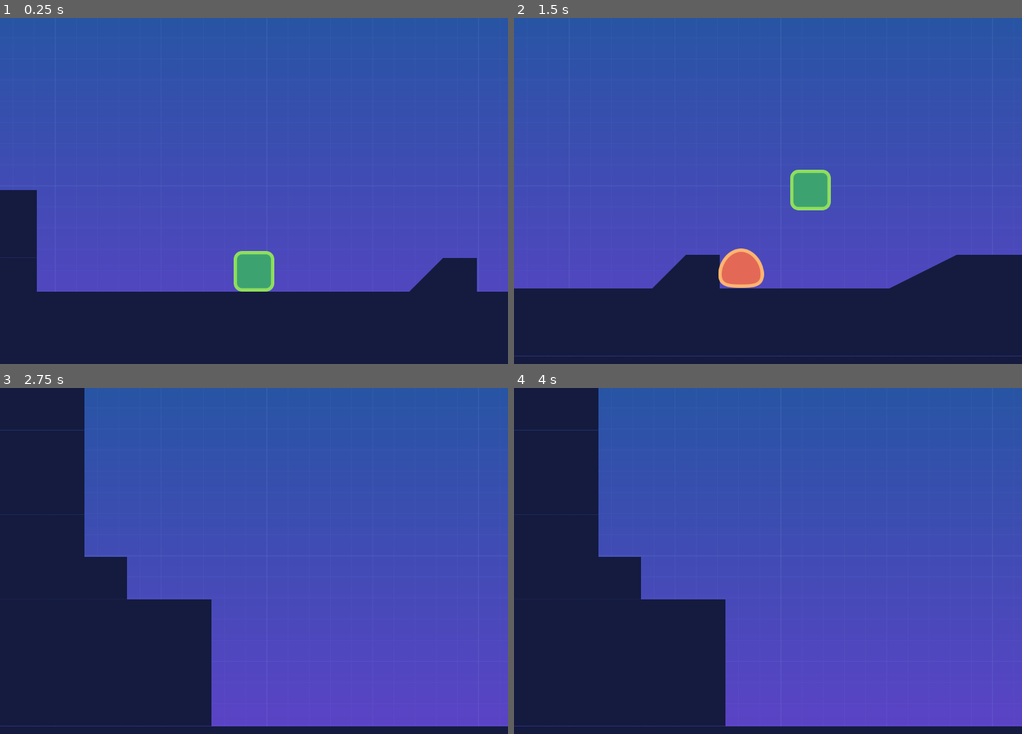
Above: before the commit, frames 1-4 (two rows, left to right).
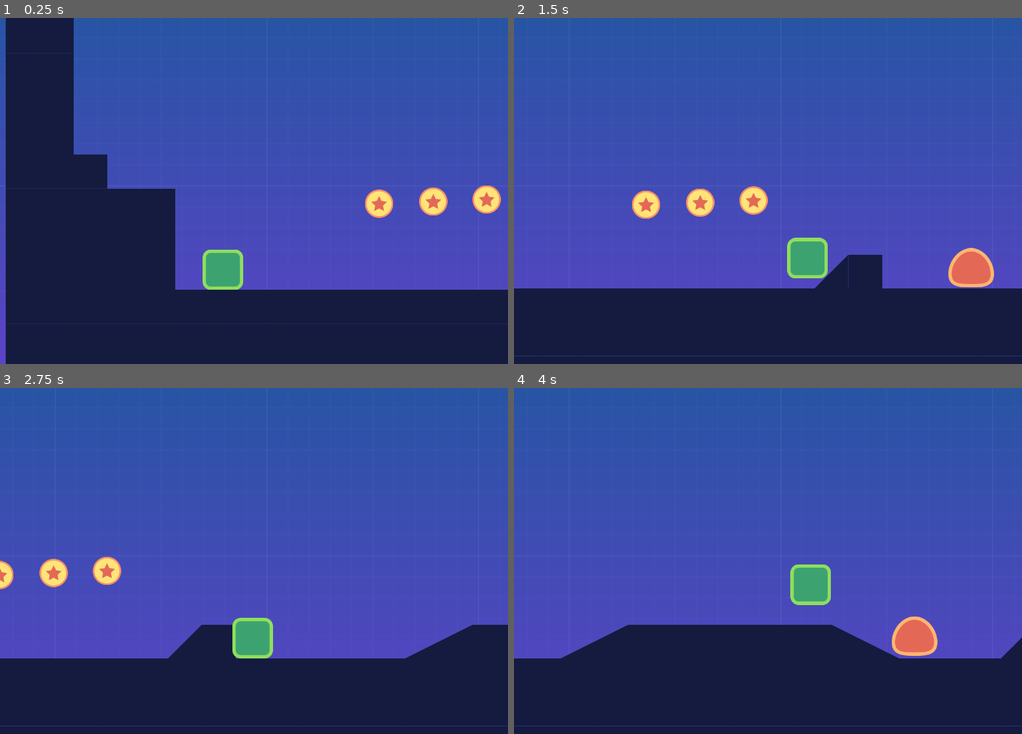
Above: after the commit, the same moments.

Repository: walizw/GodotProjects
Game: Godot game, scene res://scenes/level.tscn
The game is run twice, just before and just after one commit, with the same random seed, the same clock (stepped at 60 frames per second) and the same inputs.
Inputs:
- Up to frame 1 (0.25 s): no input
- Up to frame 2 (1.5 s): hold D (right) from 0.53 s (still down); tap W (jump) at 0.77 s
- Up to frame 3 (2.75 s): tap W (jump) at 1.52 s; release D (right) at 2.03 s; hold A (left) from 2.03 s (still down)
- Up to frame 4 (4 s): release A (left) at 2.78 s; hold D (right) from 2.78 s (still down); tap W (jump) at 3.02, 3.77 s

The runs differ from the first frame. In frame 1, 20% of the frame differs, in the area x 0-100%, y 0-100%; in frame 2, 7.7%; in frame 3, 32%, in the area x 0-100%, y 0-98%; in frame 4, 32%.

Commit message:
coded the coin

Diff:
--- a/1. Platformer/prefabs/objects/coin.tscn
+++ b/1. Platformer/prefabs/objects/coin.tscn
@@ -1,6 +1,7 @@
-[gd_scene load_steps=6 format=2]
+[gd_scene load_steps=7 format=2]
 
 [ext_resource path="res://assets/coin.png" type="Texture" id=1]
+[ext_resource path="res://scripts/coin.gd" type="Script" id=2]
 
 [sub_resource type="CircleShape2D" id=1]
 radius = 35.0
@@ -8,7 +9,7 @@
 [sub_resource type="Animation" id=2]
 length = 0.001
 tracks/0/type = "bezier"
-tracks/0/path = NodePath(".:position:x")
+tracks/0/path = NodePath("Coin:position:x")
 tracks/0/interp = 1
 tracks/0/loop_wrap = true
 tracks/0/imported = false
@@ -18,7 +19,7 @@
 "times": PoolRealArray( 0 )
 }
 tracks/1/type = "bezier"
-tracks/1/path = NodePath(".:position:y")
+tracks/1/path = NodePath("Coin:position:y")
 tracks/1/interp = 1
 tracks/1/loop_wrap = true
 tracks/1/imported = false
@@ -28,7 +29,7 @@
 "times": PoolRealArray( 0 )
 }
 tracks/2/type = "value"
-tracks/2/path = NodePath(".:modulate")
+tracks/2/path = NodePath("Coin:modulate")
 tracks/2/interp = 1
 tracks/2/loop_wrap = true
 tracks/2/imported = false
@@ -45,7 +46,7 @@
 length = 1.4
 loop = true
 tracks/0/type = "bezier"
-tracks/0/path = NodePath(".:position:x")
+tracks/0/path = NodePath("Coin:position:x")
 tracks/0/interp = 1
 tracks/0/loop_wrap = true
 tracks/0/imported = false
@@ -55,7 +56,7 @@
 "times": PoolRealArray( 0, 0.6, 1.4 )
 }
 tracks/1/type = "bezier"
-tracks/1/path = NodePath(".:position:y")
+tracks/1/path = NodePath("Coin:position:y")
 tracks/1/interp = 1
 tracks/1/loop_wrap = true
 tracks/1/imported = false
@@ -67,27 +68,27 @@
 
 [sub_resource type="Animation" id=4]
 resource_name = "fade_out"
-length = 0.6
+length = 0.4
 tracks/0/type = "value"
-tracks/0/path = NodePath(".:modulate")
+tracks/0/path = NodePath("Coin:modulate")
 tracks/0/interp = 1
 tracks/0/loop_wrap = true
 tracks/0/imported = false
 tracks/0/enabled = true
 tracks/0/keys = {
-"times": PoolRealArray( 0, 0.6 ),
+"times": PoolRealArray( 0, 0.4 ),
 "transitions": PoolRealArray( 1, 1 ),
 "update": 0,
 "values": [ Color( 1, 1, 1, 1 ), Color( 1, 1, 1, 0 ) ]
 }
 tracks/1/type = "method"
-tracks/1/path = NodePath(".")
+tracks/1/path = NodePath("Coin")
 tracks/1/interp = 1
 tracks/1/loop_wrap = true
 tracks/1/imported = false
 tracks/1/enabled = true
 tracks/1/keys = {
-"times": PoolRealArray( 0.6 ),
+"times": PoolRealArray( 0.4 ),
 "transitions": PoolRealArray( 1 ),
 "values": [ {
 "args": [  ],
@@ -96,6 +97,9 @@
 }
 
 [node name="coin" type="Area2D"]
+position = Vector2( 0, 10 )
+collision_layer = 4
+script = ExtResource( 2 )
 
 [node name="Coin" type="Sprite" parent="."]
 texture = ExtResource( 1 )
@@ -104,6 +108,9 @@
 shape = SubResource( 1 )
 
 [node name="AnimationPlayer" type="AnimationPlayer" parent="."]
+autoplay = "bouncing"
 anims/RESET = SubResource( 2 )
 anims/bouncing = SubResource( 3 )
 anims/fade_out = SubResource( 4 )
+
+[connection signal="body_entered" from="." to="." method="_on_coin_body_entered"]
--- a/1. Platformer/prefabs/player.tscn
+++ b/1. Platformer/prefabs/player.tscn
@@ -50,6 +50,7 @@
 
 [node name="StompDetector" type="Area2D" parent="."]
 modulate = Color( 0.0117647, 0, 1, 1 )
+collision_layer = 0
 collision_mask = 16
 monitorable = false
 
--- a/1. Platformer/scenes/level.tscn
+++ b/1. Platformer/scenes/level.tscn
@@ -1,10 +1,11 @@
-[gd_scene load_steps=11 format=2]
+[gd_scene load_steps=12 format=2]
 
 [ext_resource path="res://assets/tileset.png" type="Texture" id=1]
 [ext_resource path="res://prefabs/player.tscn" type="PackedScene" id=2]
 [ext_resource path="res://prefabs/enemy.tscn" type="PackedScene" id=3]
 [ext_resource path="res://assets/background.png" type="Texture" id=4]
 [ext_resource path="res://prefabs/bumper.tscn" type="PackedScene" id=5]
+[ext_resource path="res://prefabs/objects/coin.tscn" type="PackedScene" id=6]
 
 [sub_resource type="ConvexPolygonShape2D" id=1]
 points = PoolVector2Array( 0, 0, 80, 0, 80, 80, 0, 80 )
@@ -136,11 +137,20 @@
 position = Vector2( 3028, 562 )
 
 [node name="player" parent="." instance=ExtResource( 2 )]
-position = Vector2( 913, 587 )
+position = Vector2( 513, 611 )
 speed = Vector2( 800, 1400 )
 grav = 4000.0
 
 [node name="Camera2D" parent="player" index="2"]
 limit_right = 3360
 
+[node name="coin" parent="." instance=ExtResource( 6 )]
+position = Vector2( 882, 433 )
+
+[node name="coin2" parent="." instance=ExtResource( 6 )]
+position = Vector2( 1010, 428 )
+
+[node name="coin3" parent="." instance=ExtResource( 6 )]
+position = Vector2( 1136, 423 )
+
 [editable path="player"]
--- /dev/null
+++ b/1. Platformer/scripts/coin.gd
@@ -0,0 +1,7 @@
+extends Area2D
+
+onready var anim_player: AnimationPlayer = $AnimationPlayer
+
+
+func _on_coin_body_entered(body: Node) -> void:
+	anim_player.play ("fade_out")
--- a/1. Platformer/scripts/enemy.gd
+++ b/1. Platformer/scripts/enemy.gd
@@ -5,10 +5,10 @@
 	_velocity.x = -speed.x
 
 func _on_StompDetector_body_entered(body: Node) -> void:
-	if body.global_position.y > get_node ("StompDetector").global_position.y:
+	if body.global_position.y > $StompDetector.global_position.y:
 		return
 
-	get_node ("CollisionShape2D").disabled = true # disable the "CollisionShape2D"
+	$CollisionShape2D.disabled = true # disable the "CollisionShape2D"
 	queue_free ()
 
 func _physics_process(delta: float) -> void:
